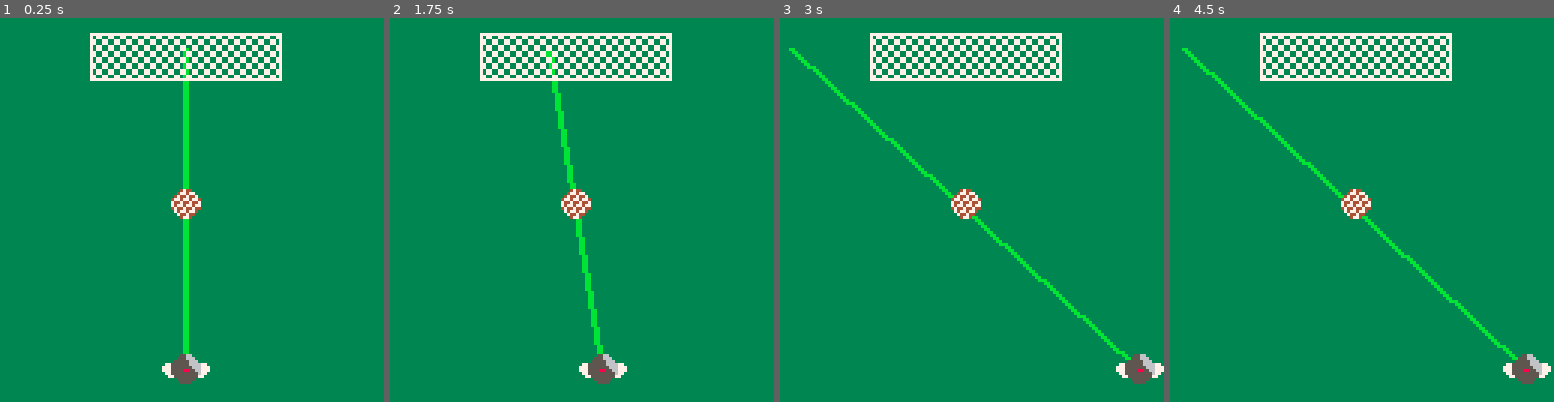
Above: before the commit, frames 1-4 (left to right).
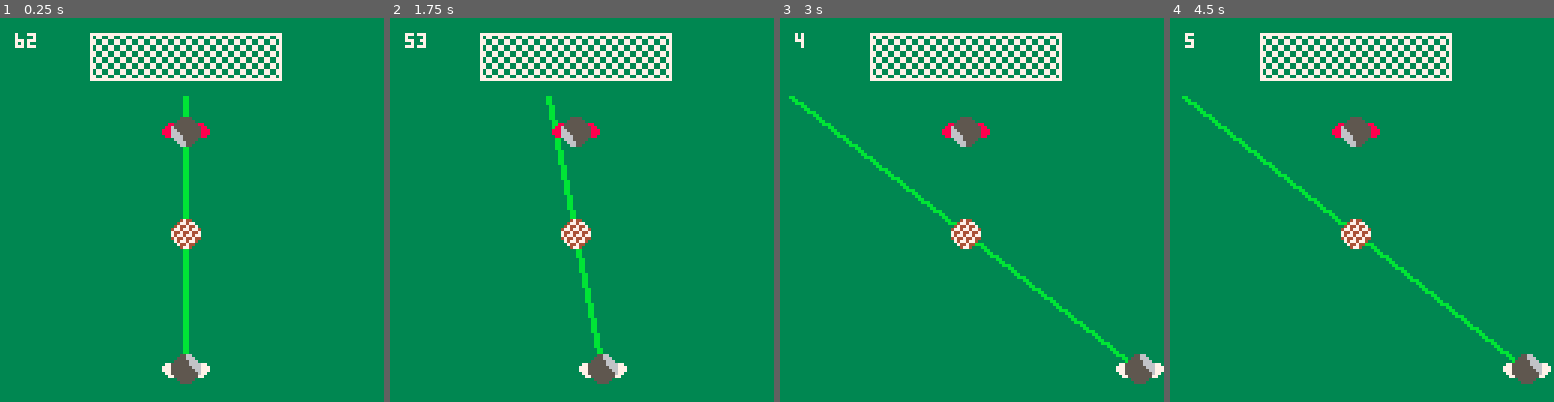
Above: after the commit, the same moments.

Repository: zothynine/torchance
Game: PICO-8 cartridge elfmeter.p8
Same seed, same stepped clock (60 frames per second), same inputs: the game is played once before the commit and once after it.
Inputs:
- Up to frame 1 (0.25 s): no input
- Up to frame 2 (1.75 s): hold Right from 1.6 s (still down)
- Up to frame 3 (3 s): release Right at 2.1 s; hold Right from 2.47 s (still down)
- Up to frame 4 (4.5 s): release Right at 3.03 s; hold Left 3.08-3.58 s; hold Right from 4.02 s (still down)

The runs differ from the first frame. In frame 1, 1.8% of the frame differs, in the area x 3-55%, y 3-93%; in frame 2, 2.8%; in frame 3, 3.9%, in the area x 2-95%, y 3-93%; in frame 4, 3.9%.

Commit message:
Refine aiming and put a goalie on the field

Diff:
--- a/elfmeter.p8
+++ b/elfmeter.p8
@@ -5,12 +5,16 @@
 --mario zoth, klemens kunz
 
 player = {}
-target_x = 64
 
 function _init()
 	player.x = 54
 	player.y = 109
 	target_x = 62
+	aim_x = set_aim_x(target_x)
+end
+
+function set_aim_x(x)
+	aim_x = x
 end
 
 function _update60()
@@ -22,20 +26,23 @@
 		player.x+=1
 		target_x-=1
 	end
+	set_aim_x(target_x)
 end
 
 function _draw()
 	cls()
 	rectfill(0,0,127,127,3)
 
-	line(target_x-1,10,player.x+7,117,11)
-	line(target_x,10,player.x+8,117,11)
+	line(target_x-1,26,player.x+7,117,11)
+	line(target_x,26,player.x+8,117,11)
 
-	spr(40,30,5,8,2)
-	spr(1,54,54,2,2)
-	spr(3,player.x,player.y,2,2)
-	pset(player.x+8,player.y+8,8)
-	pset(player.x+7,player.y+8,8)
+	spr(40,30,5,8,2) --goal
+	spr(1,54,64,2,2) --ball
+	spr(3,player.x,player.y,2,2) --player
+	pal(7,8)
+	spr(3,54,30,2,2,1,1) --goalie
+	pal()
+	print(aim_x,5,5,7)
 end
 __gfx__
 00000000000000000000000000000000000000000000000000000000000000000000000000000000000000000000000000000000000000000000000000000000
